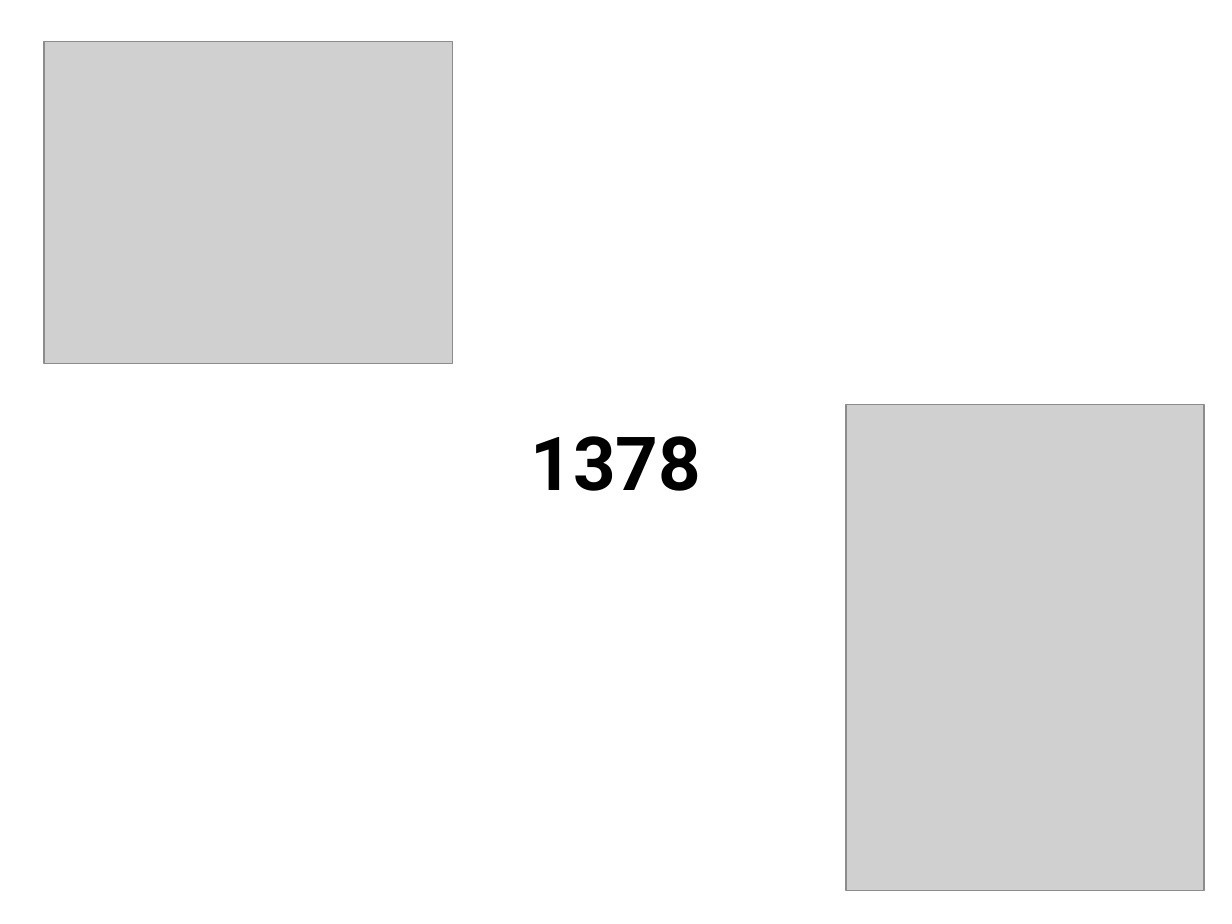
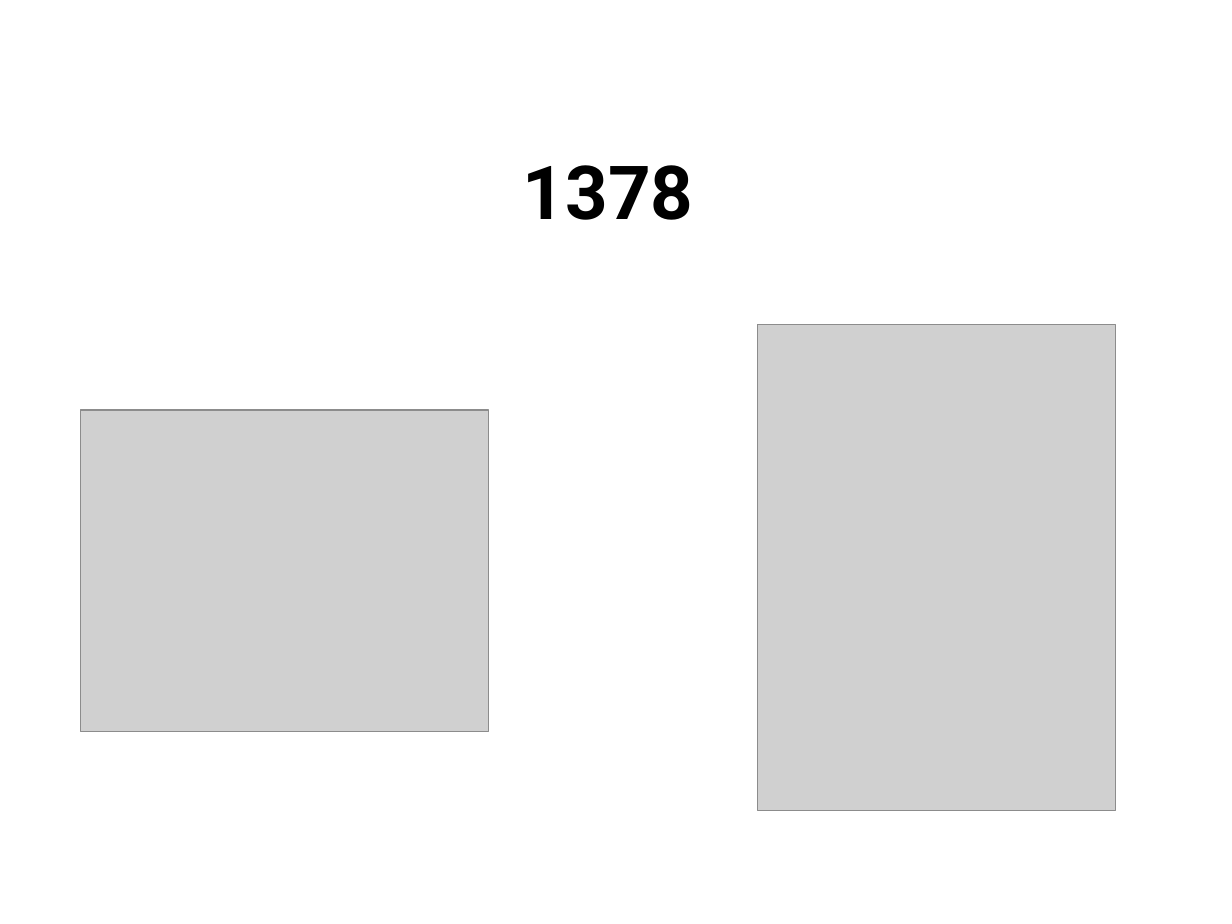
Before and after one commit to lipanski/ansible-custom-modules-demo, a slide deck: slide 5 of slides/custom-modules.odp. Drawn at 1232x924 pixels with LibreOffice and Linux fonts; fonts in the diff are those of the drawing; grey boxes stand for pictures. Boxes give left, top, right and bottom in pixels: in the first picture for what was removed or moved away, otherwise in the second. Text is boxed around its words. In the diff, an @@ line names an element or a change of style, - is before the commit and + after.

```diff
--- a/slides/custom-modules.odp
+++ b/slides/custom-modules.odp
@@ subtitle "1378": place and size @@
-subtitle "1378" at <box>530,436,701,491</box>
+subtitle "1378" at <box>523,165,694,220</box>
@@ picture: place and size @@
-picture at <box>846,405,1204,891</box>
+picture at <box>758,324,1116,811</box>
@@ picture: place and size @@
-picture at <box>44,42,452,364</box>
+picture at <box>80,410,489,732</box>
```
Also in this commit, not shown: 3 other slides changed, 5 slides added, 1 other file.
